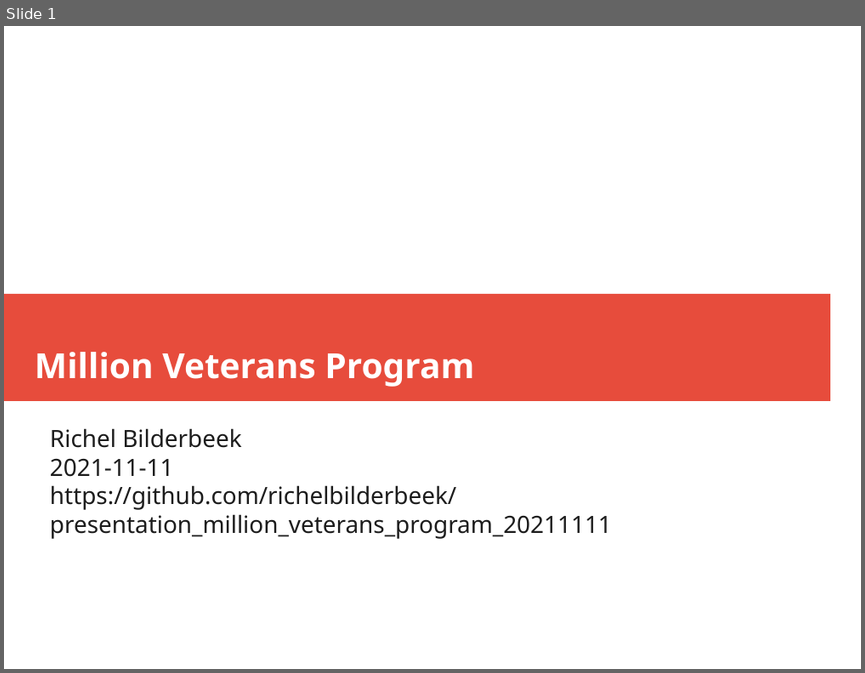
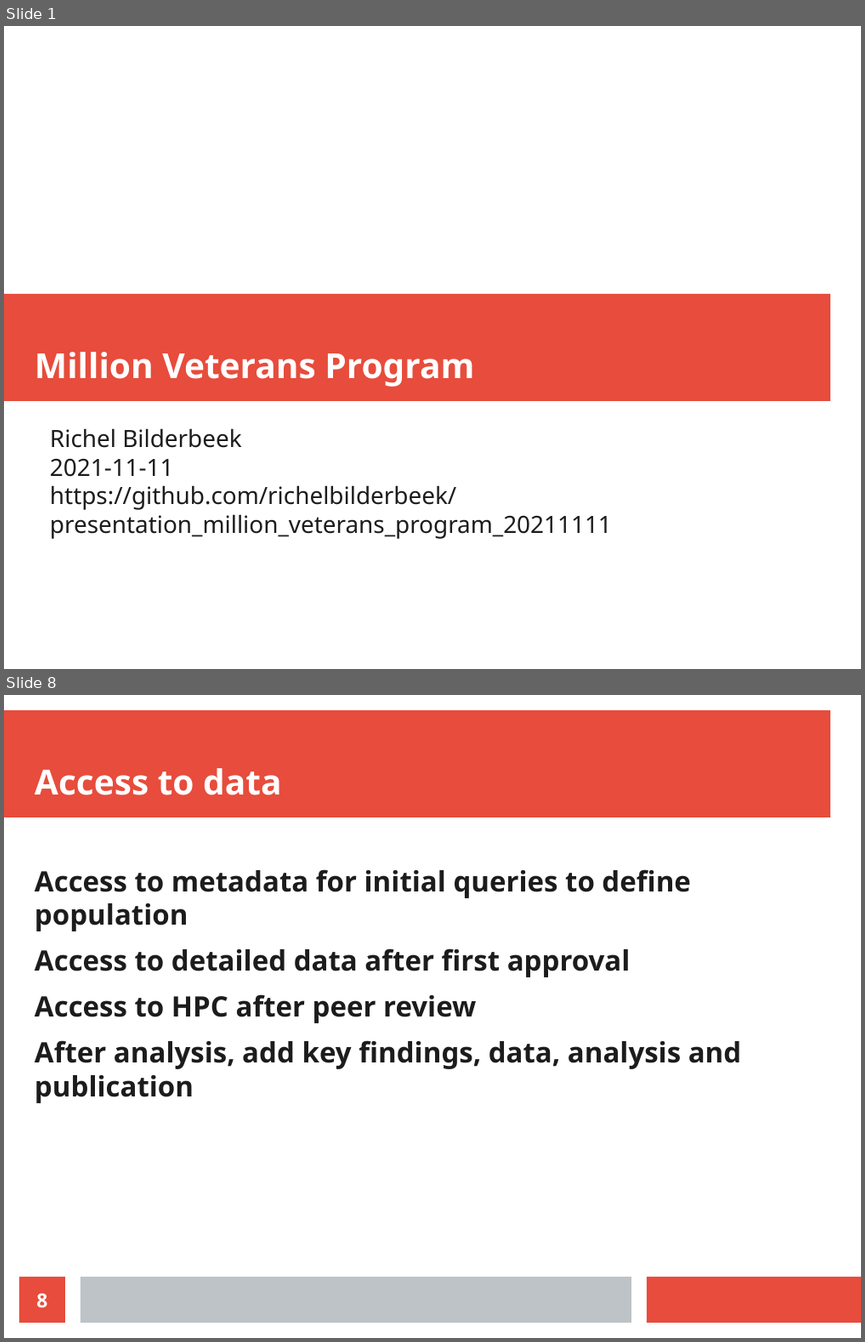
Before and after one commit to richelbilderbeek/presentation_million_veterans_program_20211111, a slide deck: presentation_million_veterans_program_20211111.odp. Shown one above the other, each under a label of ours: slide 1 before the commit, slides 1 and 8 after it; the slides between them are not shown. The pictures are 865x673 and 865x1342 pixels, drawn with LibreOffice and Linux fonts; fonts in the diff are those of the drawing. Boxes give left, top, right and bottom in pixels: in the first picture for what was removed or moved away, otherwise in the second. Text is boxed around its words. In the diff, an @@ line names an element or a change of style, - is before the commit and + after.

```diff
--- a/presentation_million_veterans_program_20211111.odp
+++ b/presentation_million_veterans_program_20211111.odp
@@ slide 8 added at (4,695,861,1338), background #FFFFFF @@
@@ rectangle added at (4,710,830,818), fill #E74C3C @@
@@ title added at (35,768,281,795), 32 pt, text #FFFFFF, bold @@
+Access to data
@@ text added at (35,869,742,1103), 26 pt, text #1C1C1C, bold @@
+Access to metadata for initial queries to define population
+Access to detailed data after first approval
+Access to HPC after peer review
+After analysis, add key findings, data, analysis and publication
@@ page number added at (19,1276,65,1322), fill #E74C3C, 18 pt, text #FFFFFF, bold @@
+8
@@ rectangle added at (80,1276,631,1322), fill #BDC3C7 @@
@@ rectangle added at (647,1276,861,1322), fill #E74C3C @@
```
Also in this commit, not shown: 7 other slides added, 1 slide removed, 2 other files.
